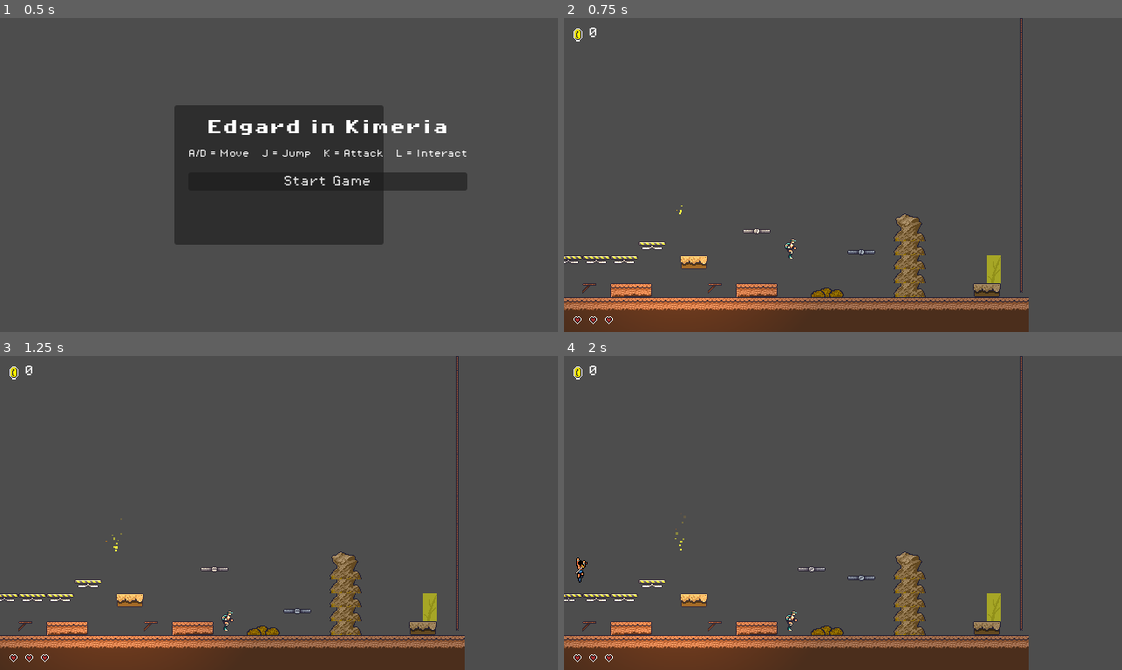
Above: before the commit, frames 1-4 (two rows, left to right).
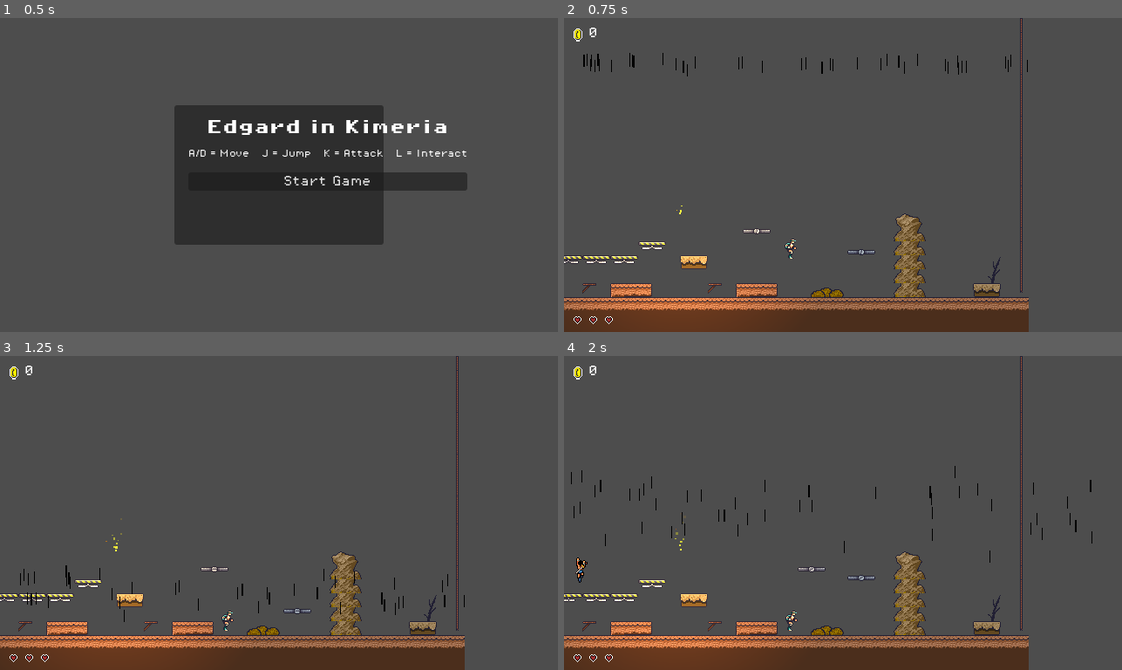
Above: after the commit, the same moments.

Repository: jlogicgames/Edgard_arcade
Game: Godot game, scene res://scenes/game.tscn
The game is run twice, just before and just after one commit, with the same random seed, the same clock (stepped at 60 frames per second) and the same inputs.
Inputs:
- Up to frame 1 (0.5 s): no input
- Up to frame 2 (0.75 s): click "Start Game" at 0.5 s
- Up to frame 3 (1.25 s): no input
- Up to frame 4 (2 s): tap Enter at 1.25 s; hold D (move_right) from 1.28 s (still down); hold J (jump) from 1.28 s (still down); tap L (interact) at 1.35 s

Frame 1 is identical in both runs. In frame 2, 0.5% of the frame differs, in the area x 3-84%, y 11-85%; in frame 3, 0.5%; in frame 4, 0.6%, in the area x 0-95%, y 35-85%.

Commit message:
Phase 5: objects and effects
Port shockwave/bomb_explosion/fog shaders to Godot; add coin ripple,
heart shockwave, bomb explosion, falling-platform warning torch,
debug-only checkpoint rect, actionable escalator with sprite
mirroring, unlit-by-default toggleable torches, and rain/firefly+fog
ambience.

Co-Authored-By: Claude Sonnet 5 <noreply@anthropic.com>

Diff:
--- /dev/null
+++ b/scenes/effects/bomb_explosion.tscn
@@ -0,0 +1,14 @@
+[gd_scene load_steps=3 format=3]
+
+[ext_resource type="Script" path="res://scripts/effects/bomb_explosion_effect.gd" id="1"]
+[ext_resource type="Shader" path="res://shaders/bomb_explosion.gdshader" id="2"]
+
+[sub_resource type="ShaderMaterial" id="BombExplosionMat"]
+shader = ExtResource("2")
+
+[node name="BombExplosionEffect" type="Node2D"]
+script = ExtResource("1")
+
+[node name="ColorRect" type="ColorRect" parent="."]
+mouse_filter = 2
+material = SubResource("BombExplosionMat")
--- /dev/null
+++ b/scenes/effects/firefly.tscn
@@ -0,0 +1,6 @@
+[gd_scene load_steps=2 format=3]
+
+[ext_resource type="Script" path="res://scripts/effects/firefly.gd" id="1"]
+
+[node name="Firefly" type="Node2D"]
+script = ExtResource("1")
--- /dev/null
+++ b/scenes/effects/fog_overlay.tscn
@@ -0,0 +1,14 @@
+[gd_scene load_steps=3 format=3]
+
+[ext_resource type="Script" path="res://scripts/effects/fog_overlay.gd" id="1"]
+[ext_resource type="Shader" path="res://shaders/fog.gdshader" id="2"]
+
+[sub_resource type="ShaderMaterial" id="FogMat"]
+shader = ExtResource("2")
+
+[node name="FogOverlay" type="CanvasLayer"]
+script = ExtResource("1")
+
+[node name="ColorRect" type="ColorRect" parent="."]
+mouse_filter = 2
+material = SubResource("FogMat")
--- /dev/null
+++ b/scenes/effects/rain.tscn
@@ -0,0 +1,6 @@
+[gd_scene load_steps=2 format=3]
+
+[ext_resource type="Script" path="res://scripts/effects/rain.gd" id="1"]
+
+[node name="Rain" type="Node2D"]
+script = ExtResource("1")
--- /dev/null
+++ b/scenes/effects/shockwave_effect.tscn
@@ -0,0 +1,14 @@
+[gd_scene load_steps=3 format=3]
+
+[ext_resource type="Script" path="res://scripts/effects/shockwave_effect.gd" id="1"]
+[ext_resource type="Shader" path="res://shaders/shockwave.gdshader" id="2"]
+
+[sub_resource type="ShaderMaterial" id="ShockwaveMat"]
+shader = ExtResource("2")
+
+[node name="ShockwaveEffect" type="Node2D"]
+script = ExtResource("1")
+
+[node name="ColorRect" type="ColorRect" parent="."]
+mouse_filter = 2
+material = SubResource("ShockwaveMat")
--- a/scenes/levels/forest.tscn
+++ b/scenes/levels/forest.tscn
@@ -46,6 +46,7 @@
 [node name="Level" type="Node2D" unique_id=994222441]
 script = ExtResource("1_2pnq4")
 level_width_px = 1280
+ambience = 2
 
 [node name="Background" type="CanvasLayer" parent="." unique_id=547053176]
 layer = -1
--- a/scenes/levels/forest1.tscn
+++ b/scenes/levels/forest1.tscn
@@ -27,6 +27,7 @@
 
 [node name="Level" type="Node2D" unique_id=252858530]
 script = ExtResource("1_sk7in")
+ambience = 1
 
 [node name="Background" type="CanvasLayer" parent="." unique_id=38049023]
 layer = -1
--- /dev/null
+++ b/scripts/effects/bomb_explosion_effect.gd
@@ -0,0 +1,23 @@
+class_name BombExplosionEffect
+extends Node2D
+
+@export var duration: float = 0.7
+@export var explosion_size: float = 64.0
+
+var _elapsed := 0.0
+
+@onready var rect: ColorRect = $ColorRect
+
+func _ready() -> void:
+	rect.size = Vector2(explosion_size, explosion_size)
+	rect.position = -rect.size * 0.5
+	var mat := rect.material as ShaderMaterial
+	mat.set_shader_parameter("u_size", rect.size)
+
+func _process(delta: float) -> void:
+	_elapsed += delta
+	var mat := rect.material as ShaderMaterial
+	mat.set_shader_parameter("u_time", _elapsed)
+	mat.set_shader_parameter("u_progress", clampf(_elapsed / duration, 0.0, 1.0))
+	if _elapsed >= duration:
+		queue_free()
--- /dev/null
+++ b/scripts/effects/firefly.gd
@@ -0,0 +1,52 @@
+class_name Firefly
+extends Node2D
+
+## Port of the reference's Firefly: a dot that flies a short bezier curve,
+## then hides and repicks a spot, anywhere within `area`.
+@export var area: Vector2 = Vector2(640.0, 360.0)
+@export var firefly_color: Color = Color.BLACK
+
+var _timer := 0.0
+var _hide_time := 0.0
+var _fly_time := 0.0
+var _flying := false
+var _start := Vector2.ZERO
+var _end := Vector2.ZERO
+var _control := Vector2.ZERO
+var _radius := 2.0
+
+func _ready() -> void:
+	_start_hide()
+
+func _process(delta: float) -> void:
+	_timer += delta
+	if _flying and _timer > _fly_time:
+		_start_hide()
+	elif not _flying and _timer > _hide_time:
+		_start_fly()
+	queue_redraw()
+
+func _start_fly() -> void:
+	_timer = 0.0
+	_flying = true
+	_fly_time = 3.0 + randf() * 4.0
+	_start = Vector2(randf() * area.x, randf() * area.y)
+	_control = _start + Vector2(randf_range(-30.0, 30.0), randf_range(-30.0, 30.0))
+	_end = _start + Vector2(randf_range(-20.0, 20.0), randf_range(-20.0, 20.0))
+	_radius = 2.0 + randf()
+
+func _start_hide() -> void:
+	_timer = 0.0
+	_flying = false
+	_hide_time = 1.0 + randf()
+
+func _draw() -> void:
+	if not _flying:
+		return
+	var t: float = clampf(_timer / _fly_time, 0.0, 1.0)
+	var mt := 1.0 - t
+	var pos: Vector2 = _start * (mt * mt) + _control * (2.0 * mt * t) + _end * (t * t)
+	var alpha: float = t * 2.0 if t < 0.5 else (1.0 - t) * 2.0
+	var col := firefly_color
+	col.a = alpha
+	draw_circle(pos, _radius, col)
--- /dev/null
+++ b/scripts/effects/fog_overlay.gd
@@ -0,0 +1,18 @@
+class_name FogOverlay
+extends CanvasLayer
+
+var _time := 0.0
+
+@onready var rect: ColorRect = $ColorRect
+
+func _ready() -> void:
+	layer = 4
+	var vp := get_viewport().get_visible_rect().size
+	rect.size = vp
+	var mat := rect.material as ShaderMaterial
+	mat.set_shader_parameter("u_size", vp)
+
+func _process(delta: float) -> void:
+	_time += delta
+	var mat := rect.material as ShaderMaterial
+	mat.set_shader_parameter("u_time", _time)
--- /dev/null
+++ b/scripts/effects/rain.gd
@@ -0,0 +1,53 @@
+class_name Rain
+extends Node2D
+
+## Port of the reference's RainDrop: 48 falling line streaks that respawn
+## above the camera once they land, sharing one random wind offset.
+const DROP_COUNT := 48
+
+@export var level_width: float = 640.0
+@export var level_height: float = 360.0
+
+class Drop:
+	var start := Vector2.ZERO
+	var end := Vector2.ZERO
+	var duration := 1.0
+	var elapsed := 0.0
+
+var _drops: Array[Drop] = []
+var _wind: float = 0.0
+
+func _ready() -> void:
+	_wind = randf_range(-24.0, 24.0)
+	for i in DROP_COUNT:
+		var d := Drop.new()
+		_start_rain(d)
+		_drops.append(d)
+
+func _camera_x() -> float:
+	var player: Player = GameManager.player
+	if player == null:
+		return 0.0
+	return player.camera.get_screen_center_position().x
+
+func _start_rain(d: Drop) -> void:
+	var x_start := randf() * level_width - level_width * 0.5 + _camera_x()
+	d.start = Vector2(x_start, -20.0)
+	d.end = Vector2(d.start.x + _wind, level_height + 40.0)
+	var fall_distance := d.end.y - d.start.y
+	var speed := 400.0 + randf() * 80.0
+	d.duration = fall_distance / speed
+	d.elapsed = 0.0
+
+func _process(delta: float) -> void:
+	for d in _drops:
+		d.elapsed += delta
+		if d.elapsed >= d.duration:
+			_start_rain(d)
+	queue_redraw()
+
+func _draw() -> void:
+	for d in _drops:
+		var t: float = clampf(d.elapsed / d.duration, 0.0, 1.0)
+		var pos: Vector2 = d.start.lerp(d.end, t)
+		draw_rect(Rect2(pos.x - 0.6, pos.y - 7.0, 1.2, 14.0), Color.BLACK)
--- /dev/null
+++ b/scripts/effects/shockwave_effect.gd
@@ -0,0 +1,28 @@
+class_name ShockwaveEffect
+extends Node2D
+
+@export var duration: float = 0.6
+@export var max_radius: float = 64.0
+@export var ring_width: float = 8.0
+@export var color: Color = Color(1.0, 0.949, 0.698)
+
+var _elapsed := 0.0
+
+@onready var rect: ColorRect = $ColorRect
+
+func _ready() -> void:
+	rect.size = Vector2(max_radius, max_radius) * 2.0
+	rect.position = -rect.size * 0.5
+	var mat := rect.material as ShaderMaterial
+	mat.set_shader_parameter("u_size", rect.size)
+	mat.set_shader_parameter("u_width", ring_width / (max_radius * 2.0))
+	mat.set_shader_parameter("u_color", Vector3(color.r, color.g, color.b))
+
+func _process(delta: float) -> void:
+	_elapsed += delta
+	var progress: float = clampf(_elapsed / duration, 0.0, 1.0)
+	var mat := rect.material as ShaderMaterial
+	mat.set_shader_parameter("u_time", _elapsed)
+	mat.set_shader_parameter("u_progress", progress)
+	if _elapsed >= duration:
+		queue_free()
--- a/scripts/level.gd
+++ b/scripts/level.gd
@@ -1,7 +1,10 @@
 class_name Level
 extends Node2D
 
+enum Ambience { NONE, RAIN, FIREFLIES_FOG }
+
 @export var level_width_px: int = 640
+@export var ambience: Ambience = Ambience.NONE
 
 @onready var spawn_root: Node2D = $SpawnPoints
 
@@ -10,6 +13,7 @@
 	get_tree().debug_collisions_hint = GameManager.debug_draw
 	_spawn_objects()
 	_connect_quicksand()
+	_setup_ambience()
 
 func _process(_delta: float) -> void:
 	_update_level_time_scale()
@@ -66,6 +70,7 @@
 				esc.set("is_vertical", meta.get("isVertical", false))
 				esc.set("off_neg", float(meta.get("offNeg", meta.get("off_neg", 0))))
 				esc.set("off_pos", float(meta.get("offPos", meta.get("off_pos", 0))))
+				esc.set("target_id", tiled_name)
 				add_child(esc)
 
 			"FallingPlatform":
@@ -79,7 +84,7 @@
 				if sub_type == "Torch":
 					var torch := (load("res://scenes/objects/torch.tscn") as PackedScene).instantiate()
 					torch.global_position = pos
-					torch.set("intensity", int(meta.get("Intensity", meta.get("intensity", 80))))
+					torch.set("intensity", int(meta.get("Intensity", meta.get("intensity", 0))))
 					torch.set("target_id", tiled_name)
 					add_child(torch)
 				elif sub_type == "Wall":
@@ -92,7 +97,7 @@
 			"Torch":
 				var torch := (load("res://scenes/objects/torch.tscn") as PackedScene).instantiate()
 				torch.global_position = pos
-				torch.set("intensity", int(meta.get("Intensity", meta.get("intensity", 80))))
+				torch.set("intensity", int(meta.get("Intensity", meta.get("intensity", 0))))
 				add_child(torch)
 
 			"Trigger":
@@ -145,6 +150,20 @@
 	add_child((load("res://scenes/ui/hud.tscn") as PackedScene).instantiate())
 	add_child((load("res://scenes/ui/pause_menu.tscn") as PackedScene).instantiate())
 
+func _setup_ambience() -> void:
+	match ambience:
+		Ambience.RAIN:
+			var rain := (load("res://scenes/effects/rain.tscn") as PackedScene).instantiate()
+			rain.set("level_width", float(level_width_px))
+			rain.set("level_height", 360.0)
+			add_child(rain)
+		Ambience.FIREFLIES_FOG:
+			for i in 24:
+				var fly := (load("res://scenes/effects/firefly.tscn") as PackedScene).instantiate()
+				fly.set("area", Vector2(level_width_px, 360.0))
+				add_child(fly)
+			add_child((load("res://scenes/effects/fog_overlay.tscn") as PackedScene).instantiate())
+
 func _connect_quicksand() -> void:
 	var player := GameManager.player
 	if not player:
--- a/scripts/objects/bomb.gd
+++ b/scripts/objects/bomb.gd
@@ -7,21 +7,8 @@
 	if not body is Player:
 		return
 	GameManager.play_sfx("res://assets/sounds/explosion.wav")
-	var particles := CPUParticles2D.new()
-	particles.emitting = true
-	particles.one_shot = true
-	particles.explosiveness = 0.9
-	particles.amount = 32
-	particles.lifetime = 0.8
-	particles.direction = Vector2.UP
-	particles.spread = 180.0
-	particles.initial_velocity_min = 60.0
-	particles.initial_velocity_max = 120.0
-	particles.gravity = Vector2(0, 200)
-	particles.scale_amount_min = 2.0
-	particles.scale_amount_max = 4.0
-	get_parent().add_child(particles)
-	particles.global_position = global_position
-	particles.connect("finished", particles.queue_free)
+	var explosion := (load("res://scenes/effects/bomb_explosion.tscn") as PackedScene).instantiate()
+	get_parent().add_child(explosion)
+	explosion.global_position = global_position
 	queue_free()
 	(body as Player).take_hit()
--- a/scripts/objects/checkpoint.gd
+++ b/scripts/objects/checkpoint.gd
@@ -13,7 +13,12 @@
 	# shape is centred on its own transform, so offset it by half the size.
 	shape.position = checkpoint_size * 0.5
 	color_rect.size = checkpoint_size
+	color_rect.visible = GameManager.debug_draw
 	body_entered.connect(_on_body_entered)
+
+func _process(_delta: float) -> void:
+	# Invisible in the reference; only shown under the F1 debug toggle.
+	color_rect.visible = GameManager.debug_draw
 
 func _on_body_entered(body: Node2D) -> void:
 	if body is Player:
--- a/scripts/objects/collectable.gd
+++ b/scripts/objects/collectable.gd
@@ -18,7 +18,18 @@
 	if collectable_type == "Coin":
 		GameManager.coins += 1
 		GameManager.play_sfx("res://assets/sounds/collect.wav")
+		_spawn_effect(0.75, 300.0, 12.0, Color("ffe27a"))
 	elif collectable_type == "Heart":
 		GameManager.lives = mini(GameManager.lives + 1, GameManager.MAX_LIVES)
 		GameManager.play_sfx("res://assets/sounds/collect.wav")
+		_spawn_effect(0.6, 64.0, 8.0, Color(1.0, 0.949, 0.698))
 	queue_free()
+
+func _spawn_effect(duration: float, max_radius: float, ring_width: float, color: Color) -> void:
+	var fx := (load("res://scenes/effects/shockwave_effect.tscn") as PackedScene).instantiate() as ShockwaveEffect
+	fx.duration = duration
+	fx.max_radius = max_radius
+	fx.ring_width = ring_width
+	fx.color = color
+	get_parent().add_child(fx)
+	fx.global_position = global_position
--- a/scripts/objects/escalator.gd
+++ b/scripts/objects/escalator.gd
@@ -1,9 +1,12 @@
 class_name Escalator
 extends AnimatableBody2D
+
+enum State { IDLE, RUN }
 
 @export var is_vertical: bool = false
 @export var off_neg: float = 0.0
 @export var off_pos: float = 0.0
+@export var target_id: String = ""
 
 const MOVE_SPEED := 50.0
 const TILE_SIZE := 32.0
@@ -11,6 +14,8 @@
 var range_neg: float
 var range_pos: float
 var move_dir: int = 1
+var state: State = State.RUN
+var facing_right: bool = true
 
 @onready var sprite: AnimatedSprite2D = $AnimatedSprite2D
 
@@ -21,9 +26,13 @@
 	else:
 		range_neg = global_position.x - off_neg * TILE_SIZE
 		range_pos = global_position.x + off_pos * TILE_SIZE
-	sprite.play("run")
+	if target_id != "":
+		add_to_group("actionable_" + target_id)
+	_update_sprite()
 
 func _physics_process(delta: float) -> void:
+	if state != State.RUN:
+		return
 	var motion := Vector2.ZERO
 	if is_vertical:
 		if global_position.y >= range_pos:
@@ -34,7 +43,18 @@
 	else:
 		if global_position.x >= range_pos:
 			move_dir = -1
+			facing_right = not facing_right
 		elif global_position.x <= range_neg:
 			move_dir = 1
+			facing_right = not facing_right
 		motion.x = move_dir * MOVE_SPEED * delta
 	move_and_collide(motion)
+	_update_sprite()
+
+func _update_sprite() -> void:
+	sprite.play("run" if state == State.RUN else "idle")
+	sprite.flip_h = not facing_right
+
+func perform_action() -> void:
+	state = State.IDLE if state == State.RUN else State.RUN
+	_update_sprite()
--- a/scripts/objects/falling_platform.gd
+++ b/scripts/objects/falling_platform.gd
@@ -8,6 +8,8 @@
 var triggered := false
 var trigger_timer := 0.0
 var fall_elapsed := 0.0
+var _warning_torch: Torch = null
+var _torch_extinguished := false
 
 @onready var sprite: AnimatedSprite2D = $AnimatedSprite2D
 
@@ -20,9 +22,14 @@
 	trigger_timer += delta
 	if trigger_timer < FALL_DELAY:
 		return
+	if not _torch_extinguished:
+		_torch_extinguished = true
+		_warning_torch.set_lit(false)
 	fall_elapsed += delta
 	move_and_collide(Vector2(0.0, FALL_DISTANCE * delta / FALL_DURATION))
 	if fall_elapsed >= FALL_DURATION:
+		if is_instance_valid(_warning_torch):
+			_warning_torch.queue_free()
 		queue_free()
 
 func trigger_fall() -> void:
@@ -30,3 +37,7 @@
 		return
 	triggered = true
 	sprite.play("shaking")
+	_warning_torch = (load("res://scenes/objects/torch.tscn") as PackedScene).instantiate() as Torch
+	_warning_torch.intensity = 5
+	get_parent().add_child(_warning_torch)
+	_warning_torch.global_position = global_position + Vector2(16.0, 5.0)
--- a/scripts/objects/torch.gd
+++ b/scripts/objects/torch.gd
@@ -1,6 +1,7 @@
+class_name Torch
 extends Node2D
 
-@export var intensity: int = 80
+@export var intensity: int = 0
 @export var target_id: String = ""
 
 @onready var flame: CPUParticles2D = $FlameParticles
@@ -9,11 +10,11 @@
 
 func _ready() -> void:
 	_setup_light()
-	light.energy = intensity / 100.0
-	flame.amount = maxi(4, intensity / 10)
-	embers.amount = maxi(2, intensity / 20)
 	if target_id != "":
 		add_to_group("actionable_" + target_id)
+	# Intensity 0 or absent starts unlit; a burning torch keeps its own
+	# Tiled-authored intensity until something toggles it (see set_lit).
+	_apply_intensity()
 
 func _setup_light() -> void:
 	var grad := Gradient.new()
@@ -29,7 +30,20 @@
 	light.texture = tex
 	light.texture_scale = 3.0
 
+func _apply_intensity() -> void:
+	var lit := intensity > 0
+	flame.emitting = lit
+	embers.emitting = lit
+	light.visible = lit
+	light.energy = intensity / 100.0
+	flame.amount = maxi(4, intensity / 10)
+	embers.amount = maxi(2, intensity / 20)
+
+## Matches the reference's toggleFire: jumps straight to 0 or 200,
+## regardless of the torch's original authored intensity.
+func set_lit(lit: bool) -> void:
+	intensity = 200 if lit else 0
+	_apply_intensity()
+
 func perform_action() -> void:
-	flame.emitting = not flame.emitting
-	embers.emitting = not embers.emitting
-	light.visible = not light.visible
+	set_lit(intensity == 0)
--- /dev/null
+++ b/shaders/bomb_explosion.gdshader
@@ -0,0 +1,131 @@
+// Port of the reference's bomb_explosion.frag (Krapas, shadertoy.com/view/X3dGz2,
+// via assets/shaders/bomb_explosion.frag in edgard_in_kimeria_libgdx).
+shader_type canvas_item;
+
+uniform vec2 u_size = vec2(64.0, 64.0);
+uniform float u_time = 0.0;
+uniform float u_progress = 0.0;
+
+vec3 n_rand3(vec3 p) {
+	vec3 r = fract(sin(vec3(
+		dot(p, vec3(127.1, 311.7, 371.8)),
+		dot(p, vec3(269.5, 183.3, 456.1)),
+		dot(p, vec3(352.5, 207.3, 198.67))
+	)) * 43758.5453) * 2.0 - 1.0;
+	return normalize(vec3(r.x / cos(r.x), r.y / cos(r.y), r.z / cos(r.z)));
+}
+
+float noise(vec3 p) {
+	vec3 fv = fract(p);
+	vec3 nv = floor(p);
+	vec3 u = fv * fv * fv * (fv * (fv * 6.0 - 15.0) + 10.0);
+	return mix(
+		mix(
+			mix(dot(n_rand3(nv + vec3(0.0, 0.0, 0.0)), fv - vec3(0.0, 0.0, 0.0)),
+				dot(n_rand3(nv + vec3(1.0, 0.0, 0.0)), fv - vec3(1.0, 0.0, 0.0)), u.x),
+			mix(dot(n_rand3(nv + vec3(0.0, 1.0, 0.0)), fv - vec3(0.0, 1.0, 0.0)),
+				dot(n_rand3(nv + vec3(1.0, 1.0, 0.0)), fv - vec3(1.0, 1.0, 0.0)), u.x),
+			u.y),
+		mix(
+			mix(dot(n_rand3(nv + vec3(0.0, 0.0, 1.0)), fv - vec3(0.0, 0.0, 1.0)),
+				dot(n_rand3(nv + vec3(1.0, 0.0, 1.0)), fv - vec3(1.0, 0.0, 1.0)), u.x),
+			mix(dot(n_rand3(nv + vec3(0.0, 1.0, 1.0)), fv - vec3(0.0, 1.0, 1.0)),
+				dot(n_rand3(nv + vec3(1.0, 1.0, 1.0)), fv - vec3(1.0, 1.0, 1.0)), u.x),
+			u.y),
+		u.z);
+}
+
+float worley(vec3 s) {
+	vec3 si = floor(s);
+	vec3 sf = fract(s);
+	float m_dist = 1.0;
+	for (int y = -1; y <= 1; y++) {
+		for (int x = -1; x <= 1; x++) {
+			for (int z = -1; z <= 1; z++) {
+				vec3 neighbor = vec3(float(x), float(y), float(z));
+				vec3 point = fract(n_rand3(si + neighbor));
+				point = 0.5 + 0.5 * sin(u_time + 6.2831 * point);
+				vec3 diff = neighbor + point - sf;
+				m_dist = min(m_dist, length(diff));
+			}
+		}
+	}
+	return m_dist;
+}
+
+float boom(vec2 p, float t) {
+	float repeat = t;
+	float shape = 1.0 - pow(distance(vec3(p, 0.0), vec3(0.0)), 2.0) / (repeat * 12.0) - repeat * 2.0;
+	float distortion = noise(vec3(p * 0.5, u_time * 0.5));
+	float bubbles = 0.5 - pow(worley(vec3(p * 1.2, u_time * 2.0)), 3.0);
+	float bw = 0.5;
+	return shape + (bw * bubbles + (1.0 - bw) * distortion);
+}
+
+float smoke(vec2 p, float t) {
+	float repeat = t;
+	vec2 drift = vec2(0.0, 2.0) * pow(repeat / 1.45, 2.0) * 1.5;
+	float shape = 1.0 - pow(distance(vec3(p + drift, 0.0), vec3(0.0)), 2.0) / (repeat * 16.0) - pow(repeat * 1.5, 0.5);
+	float distortion = noise(vec3(p * 1.5 + drift, u_time * 0.1));
+	vec2 drift2 = vec2(0.0, 2.0) * pow(repeat / 1.65, 2.0) * 1.5;
+	float bubbles = 0.5 - pow(worley(vec3((p / pow(repeat, 0.35)) + drift2, u_time * 0.1)), 2.0);
+	float bw = 0.75;
+	return shape + (bw * bubbles + (1.0 - bw) * distortion);
+}
+
+float posterize(float v, float n) {
+	return floor(v * n) / (n - 1.0);
+}
+
+void fragment() {
+	vec3 boom_pal0 = vec3(0.2, 0.15, 0.3);
+	vec3 boom_pal1 = vec3(0.9, 0.15, 0.05);
+	vec3 boom_pal2 = vec3(0.9, 0.5, 0.1);
+	vec3 boom_pal3 = vec3(0.95, 0.95, 0.35);
+	vec3 smoke_pal0 = vec3(0.2, 0.15, 0.3);
+	vec3 smoke_pal1 = vec3(0.35, 0.3, 0.45);
+	vec3 smoke_pal2 = vec3(0.5, 0.45, 0.6);
+
+	vec2 uv = UV;
+	vec2 center = vec2(0.5, 0.4);
+	vec2 p = uv - center;
+	p.x *= u_size.x / u_size.y;
+	p *= 7.0;
+	float t = max(u_progress, 0.01);
+
+	float bpl = 4.0;
+	float spl = 3.0;
+
+	float boom_val = boom(p, t);
+	float boom_a = step(0.0, boom_val);
+	int boom_idx = int(clamp(posterize(boom_val, bpl) * bpl, 0.0, bpl - 1.0));
+	vec3 boom_col = boom_pal0;
+	if (boom_idx == 1) {
+		boom_col = boom_pal1;
+	} else if (boom_idx == 2) {
+		boom_col = boom_pal2;
+	} else if (boom_idx == 3) {
+		boom_col = boom_pal3;
+	}
+	boom_col = boom_col - vec3(1.0 - boom_a);
+
+	float smoke_val = smoke(p, t);
+	float smoke_a = step(0.0, smoke_val);
+	int smoke_idx = int(clamp(posterize(smoke_val, spl) * spl, 0.0, spl - 1.0));
+	vec3 smoke_col = smoke_pal0;
+	if (smoke_idx == 1) {
+		smoke_col = smoke_pal1;
+	} else if (smoke_idx == 2) {
+		smoke_col = smoke_pal2;
+	}
+	smoke_col = smoke_col - vec3(1.0 - smoke_a);
+
+	float bw = step(smoke_val * 1.25, boom_val);
+	vec3 color = bw * boom_col + (1.0 - bw) * smoke_col;
+	float alpha = bw * boom_a + (1.0 - bw) * smoke_a;
+
+	float ground_fade = smoothstep(0.18, 0.0, p.y / 7.0);
+	alpha *= ground_fade;
+
+	COLOR = vec4(color, alpha);
+}
--- /dev/null
+++ b/shaders/fog.gdshader
@@ -0,0 +1,58 @@
+// Port of the reference's fog.frag (originally Flame's crystal_ball example,
+// via assets/shaders/fog.frag in edgard_in_kimeria_libgdx): a full-viewport
+// drifting fog overlay.
+shader_type canvas_item;
+
+uniform vec2 u_size = vec2(640.0, 360.0);
+uniform float u_ground_pos = 0.0;
+uniform float u_ground_add = 0.0;
+uniform float u_fade = 1.0;
+uniform float u_time = 0.0;
+
+float hash(vec2 p) {
+	p = 50.0 * fract(p * 0.3183099 + vec2(0.71, 0.113));
+	return -1.0 + 2.0 * fract(p.x * p.y * (p.x + p.y));
+}
+
+float noise(vec2 p) {
+	vec2 i = floor(p);
+	vec2 f = fract(p);
+	vec2 u = f * f * f * (f * (f * 6.0 - 15.0) + 10.0);
+	return mix(mix(hash(i + vec2(0.0, 0.0)), hash(i + vec2(1.0, 0.0)), u.x),
+			   mix(hash(i + vec2(0.0, 1.0)), hash(i + vec2(1.0, 1.0)), u.x), u.y);
+}
+
+float fractal_noise(vec2 uv) {
+	float f = 0.0;
+	uv *= 8.0;
+	mat2 m = mat2(vec2(1.6, 1.2), vec2(-1.2, 1.6));
+	f = 0.5000 * noise(uv);
+	uv = m * uv;
+	f += 0.2500 * noise(uv);
+	uv = m * uv;
+	f += 0.1250 * noise(uv);
+	uv = m * uv;
+	f += 0.0625 * noise(uv);
+	return 0.5 + 0.5 * f;
+}
+
+vec4 layer(vec2 uv, float time_mult) {
+	float waterline = u_ground_pos;
+	float fade = u_fade;
+
+	float tr = step(waterline - fade, uv.y);
+	tr *= smoothstep(waterline - fade, waterline, uv.y);
+	uv.y -= u_ground_add;
+	uv.x += u_time * time_mult;
+
+	float f = fractal_noise(uv);
+	f *= tr;
+	f *= 0.65;
+	f = pow(f, 1.8);
+	return vec4(vec3(0.8, 0.4, 1.0) * f, f);
+}
+
+void fragment() {
+	vec2 uv = UV * vec2(u_size.x / u_size.y, 1.0);
+	COLOR = layer(uv, 0.015) + layer(uv, -0.08);
+}
--- /dev/null
+++ b/shaders/shockwave.gdshader
@@ -0,0 +1,32 @@
+// Port of the reference's shockwave.frag (assets/shaders/shockwave.frag in
+// edgard_in_kimeria_libgdx): an expanding thin ring, used for pickups.
+shader_type canvas_item;
+
+uniform vec2 u_size = vec2(64.0, 64.0);
+uniform float u_time = 0.0;
+uniform float u_progress = 0.0;
+uniform float u_max_radius = 0.5;
+uniform float u_width = 0.1;
+uniform vec3 u_color = vec3(1.0, 1.0, 1.0);
+
+void fragment() {
+	vec2 uv = UV;
+	vec2 p = uv - vec2(0.5);
+	p.x *= u_size.x / u_size.y;
+	float dist = length(p);
+
+	float ramp = smoothstep(0.02, 1.0, u_progress);
+	float radius = u_max_radius * ramp;
+
+	float ripple = (u_max_radius * 0.01) * sin(40.0 * dist - 6.0 * u_progress + u_time * 6.0);
+	float w = max(0.001, u_width * (1.0 - u_progress * 0.8));
+
+	float d = abs(dist - radius + ripple);
+	float ring = 1.0 - smoothstep(0.5 * w, 1.5 * w, d);
+
+	float fade = ramp * (1.0 - u_progress);
+	float alpha = clamp(ring * fade, 0.0, 1.0);
+
+	float mask = smoothstep(0.001, 0.004, alpha);
+	COLOR = vec4(u_color * alpha * mask, alpha * mask);
+}
Not shown, added: scripts/effects/bomb_explosion_effect.gd.uid
Not shown, added: scripts/effects/firefly.gd.uid
Not shown, added: scripts/effects/fog_overlay.gd.uid
Not shown, added: scripts/effects/rain.gd.uid
Not shown, added: scripts/effects/shockwave_effect.gd.uid
Not shown, added: scripts/tools/tmx_parser.gd.uid
Not shown, added: shaders/bomb_explosion.gdshader.uid
Not shown, added: shaders/fog.gdshader.uid
Not shown, added: shaders/shockwave.gdshader.uid
Not shown, changed: docs/parity-plan.md
